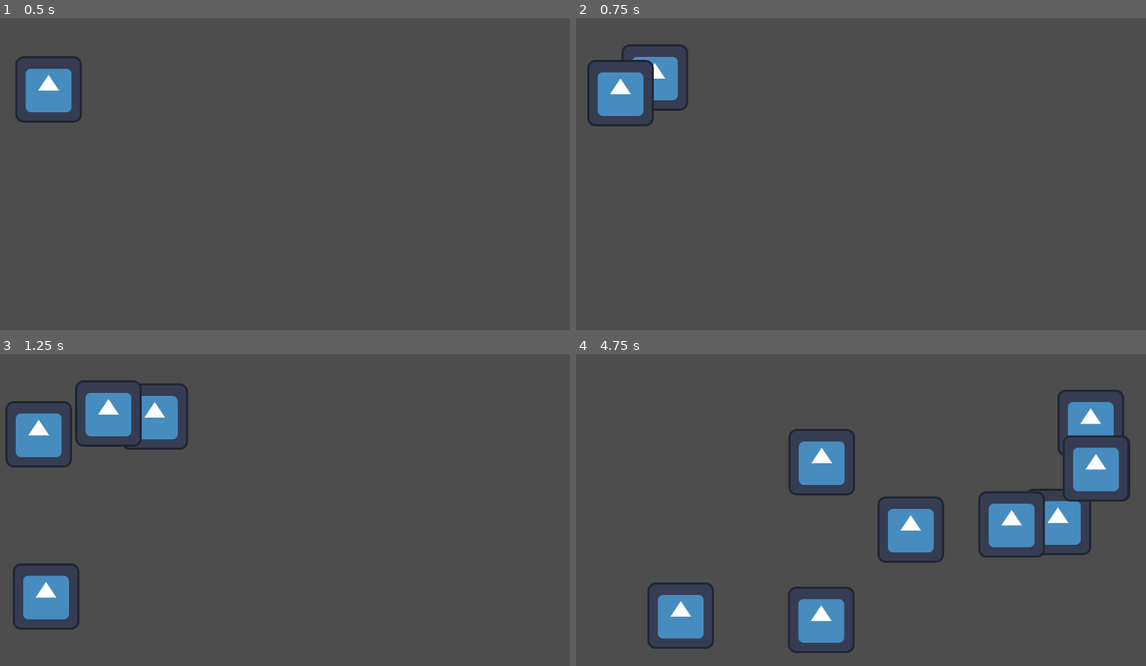
Above: before the commit, frames 1-4 (two rows, left to right).
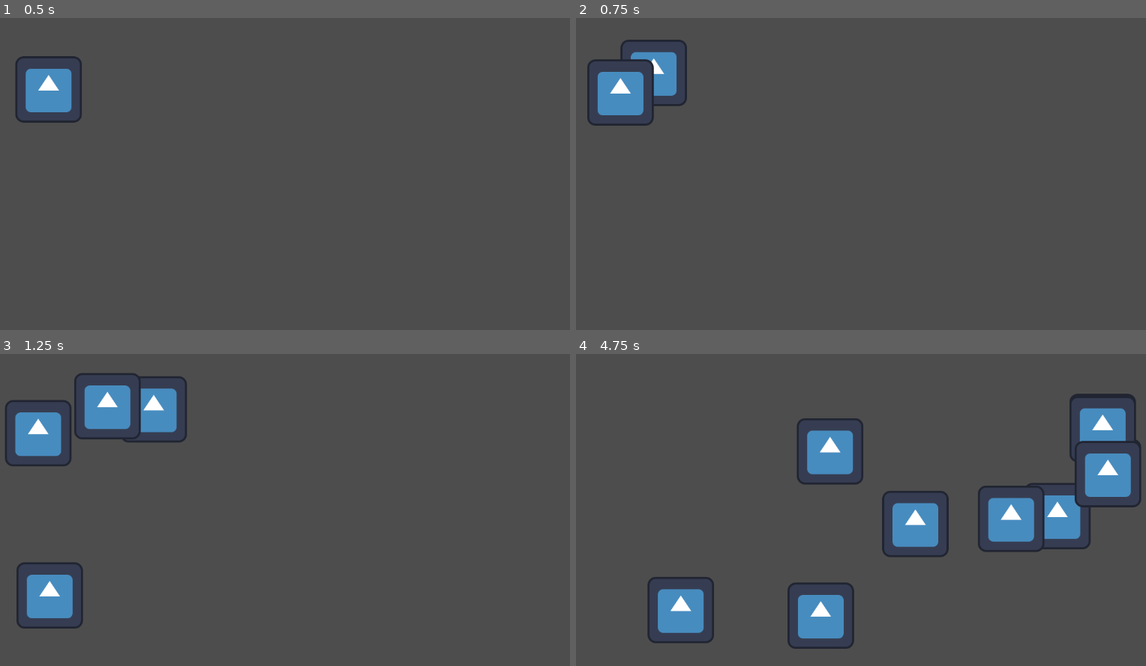
Above: after the commit, the same moments.

Repository: JudiTeller/smog-of-war
Game: Godot game, scene res://scenes/testscene/testscene.tscn
Same seed, same stepped clock (60 frames per second), same inputs: the game is played once before the commit and once after it. The engine's default icon, where the game draws it, is replaced by a stand-in: a white triangle on a blue panel in a dark square.
Inputs:
- Up to frame 1 (0.5 s): no input
- Up to frame 2 (0.75 s): no input
- Up to frame 3 (1.25 s): no input
- Up to frame 4 (4.75 s): no input

Frame 1 is identical in both runs. In frame 2, 0.8% of the frame differs, in the area x 2-20%, y 6-35%; in frame 3, 2.8%; in frame 4, 8.3%, in the area x 12-100%, y 11-96%.

Commit message:
first polygon area calc iteration

Diff:
--- a/core/systems/human_factory.gd
+++ b/core/systems/human_factory.gd
@@ -7,6 +7,7 @@
 
 var maxcap = 10
 var startpoint_arr: Array[Vector2]
+var nav_arr: Array[NavigationPolygon]
 
 @onready var human_node: Node2D = $humans
 @onready var human = preload("res://entities/human/human.tscn")
@@ -31,12 +32,30 @@
         var new_human = human.instantiate()
         new_human.position = startpoint_arr[randi_range(0, startpoint_arr.size() - 1)]
         human_node.add_child(new_human)
+        calc_random_target_position()
         new_human._set_target(target)
 
     else:
         push_error("Either start or target location not set for human!")
 
 
+func register_nav_area(new_area: NavigationPolygon):
+    nav_arr.append(new_area)
+
+func calc_random_target_position():
+    for nav_area in nav_arr:
+        var area_vertices: PackedVector2Array = nav_area.get_vertices()
+        var poly_area_arr: Array[PackedInt32Array] = []
+        for i in nav_area.get_polygon_count():
+            poly_area_arr.append(nav_area.get_polygon(i))
+            print(i)
+        for single_poly in poly_area_arr:
+
+            var single_area = calc_poly_area(area_vertices[single_poly[0]], area_vertices[single_poly[1]], area_vertices[single_poly[2]])
+    pass
+
+func calc_poly_area(a: Vector2, b: Vector2, c: Vector2):
+    return abs((a.x * (b.y - c.y) + b.x * (c.y - a.y) + b.x * (a.y - b.y)) / 2)
 
 func set_maxcap(newcap: int) -> void:
     maxcap = newcap
--- a/scenes/testscene/testscene.gd
+++ b/scenes/testscene/testscene.gd
@@ -11,6 +11,7 @@
 
     # provide start positions to the human factory
     $human_factory.set_startpoint_arr(startpoints)
+    $human_factory.register_nav_area($NavigationRegion2D.navigation_polygon)
 
 
 # Called every frame. 'delta' is the elapsed time since the previous frame.
--- a/scenes/testscene/testscene.tscn
+++ b/scenes/testscene/testscene.tscn
@@ -9,19 +9,20 @@
 outlines = Array[PackedVector2Array]([PackedVector2Array(-296, -153, -314, 97, -116, 97, -107, 30, -224, 33, -214, -95, …(247 unchanged characters)…
 
 [node name="testscene" type="Node2D"]
+position = Vector2(-1, -2)
 script = ExtResource("1_e8132")
 
 [node name="Camera2D" type="Camera2D" parent="."]
-position = Vector2(578, 326)
+position = Vector2(200, 67)
 
 [node name="NavigationRegion2D" type="NavigationRegion2D" parent="."]
 modulate = Color(0.254902, 1, 1, 1)
 self_modulate = Color(0.270588, 1, 1, 1)
-position = Vector2(356, 262)
+position = Vector2(-3, -9)
 navigation_polygon = SubResource("NavigationPolygon_dkruw")
 
 [node name="startpoint" type="Node2D" parent="."]
-position = Vector2(1143, 642)
+position = Vector2(765, 383)
 
 [node name="Node2D" type="Node2D" parent="startpoint"]
 position = Vector2(-163, -67)
@@ -36,7 +37,7 @@
 position = Vector2(-1043, -438)
 
 [node name="target" type="Node2D" parent="."]
-position = Vector2(967, 278)
+position = Vector2(589, 19)
 
 [node name="human_factory" parent="." node_paths=PackedStringArray("startpoint", "target") instance=ExtResource("2_ehyuq")]
 startpoint = NodePath("../startpoint")
